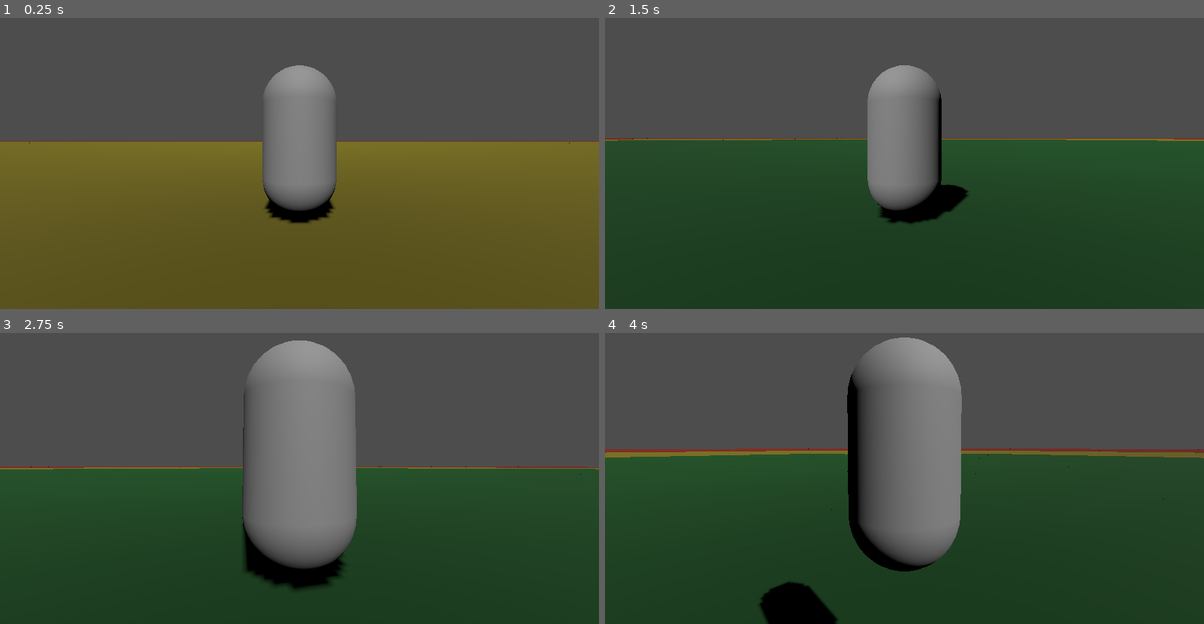
Above: before the commit, frames 1-4 (two rows, left to right).
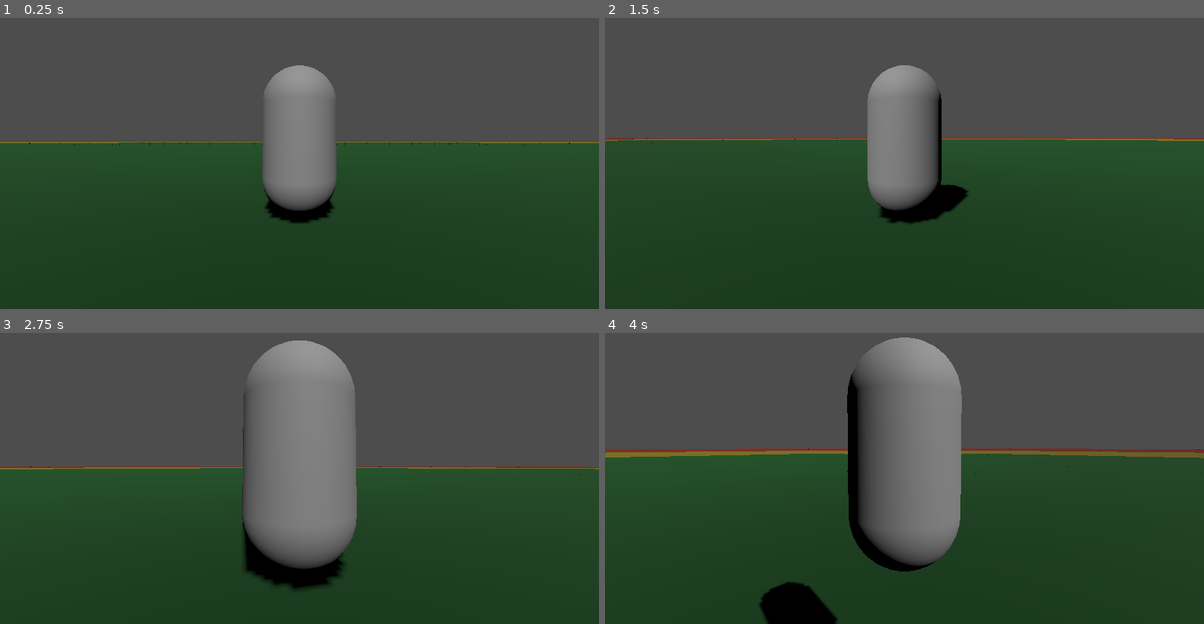
Above: after the commit, the same moments.

Repository: xwilson03/OpenWorldTest
Game: Godot game, scene res://scenes/root.tscn
The game is run twice, just before and just after one commit, with the same random seed, the same clock (stepped at 60 frames per second) and the same inputs.
Inputs (mouse positions are in pixels of both pictures, inside the frame that each line leads up to):
- Up to frame 1 (0.25 s): no input
- Up to frame 2 (1.5 s): tap Enter at 0.5 s; move the mouse to (934, 140) at 0.52 s; hold W (move_forward) from 0.53 s (still down); tap Mouse wheel up (zoom_in) at 0.6 s; tap Space (jump) at 0.77, 1.25 s; move the mouse to (874, 143) at 1.27 s; tap Mouse wheel down (zoom_out) at 1.35 s
- Up to frame 3 (2.75 s): keep holding W (move_forward); tap Space (jump) at 1.52 s; move the mouse to (311, 449) at 2.02 s; tap Mouse wheel up (zoom_in) at 2.1 s
- Up to frame 4 (4 s): keep holding W (move_forward); move the mouse to (898, 461) at 2.77 s; tap Mouse wheel down (zoom_out) at 2.85 s; tap Space (jump) at 3.02, 3.77 s; tap Enter at 3.5 s; move the mouse to (946, 461) at 3.52 s; tap Mouse wheel up (zoom_in) at 3.6 s

The runs differ from the first frame. In frame 1, 54% of the frame differs, in the area x 0-100%, y 42-100%; in frame 2, less than 0.1%; in frame 3, less than 0.1%; in frame 4, less than 0.1%.

Commit message:
adds first-frame check to player_xz signalling

Diff:
--- a/scripts/player.gd
+++ b/scripts/player.gd
@@ -7,7 +7,7 @@
 @export var fall_acceleration: float = 3
 
 var target_velocity := Vector3.ZERO
-
+var _first_frame: bool = true
 
 func _init() -> void:
     Globals.set_camera_x.connect(_on_set_camera_x)
@@ -52,5 +52,5 @@
     move_and_slide()
 
     # Broadcast position if it changed
-    if get_position_delta().length_squared() > 0:
+    if get_position_delta().length_squared() > 0 or _first_frame:
         Globals.player_xz.emit(Vector2(position.x, position.z))
